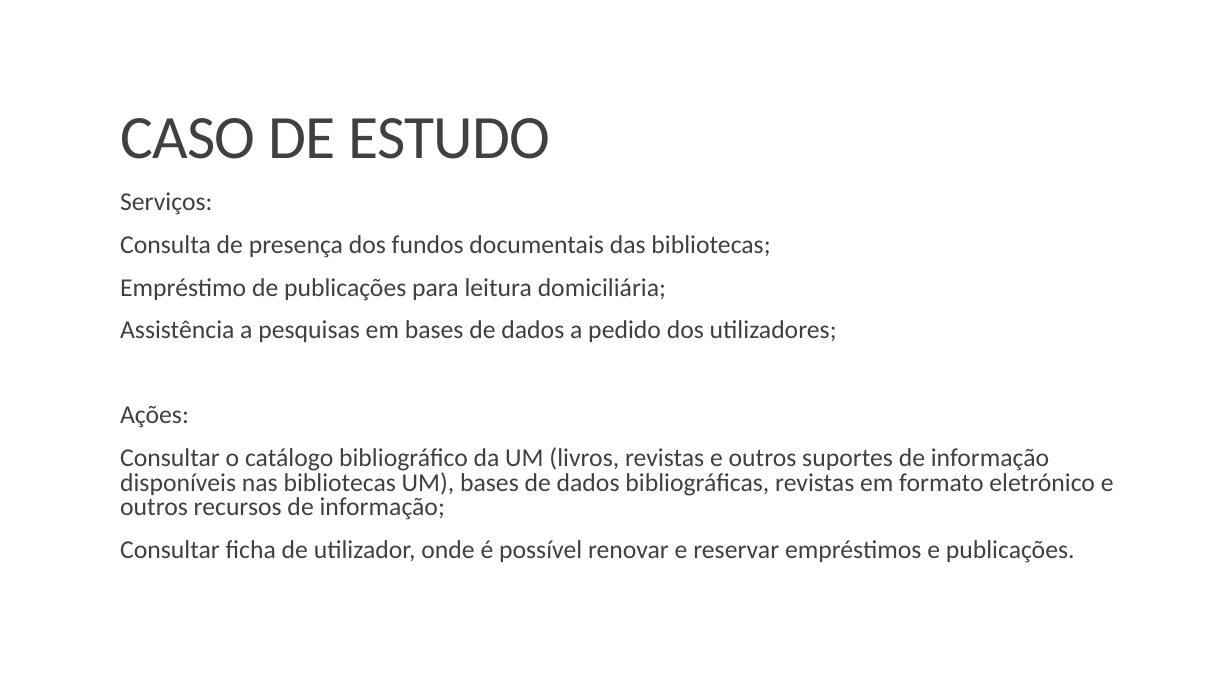
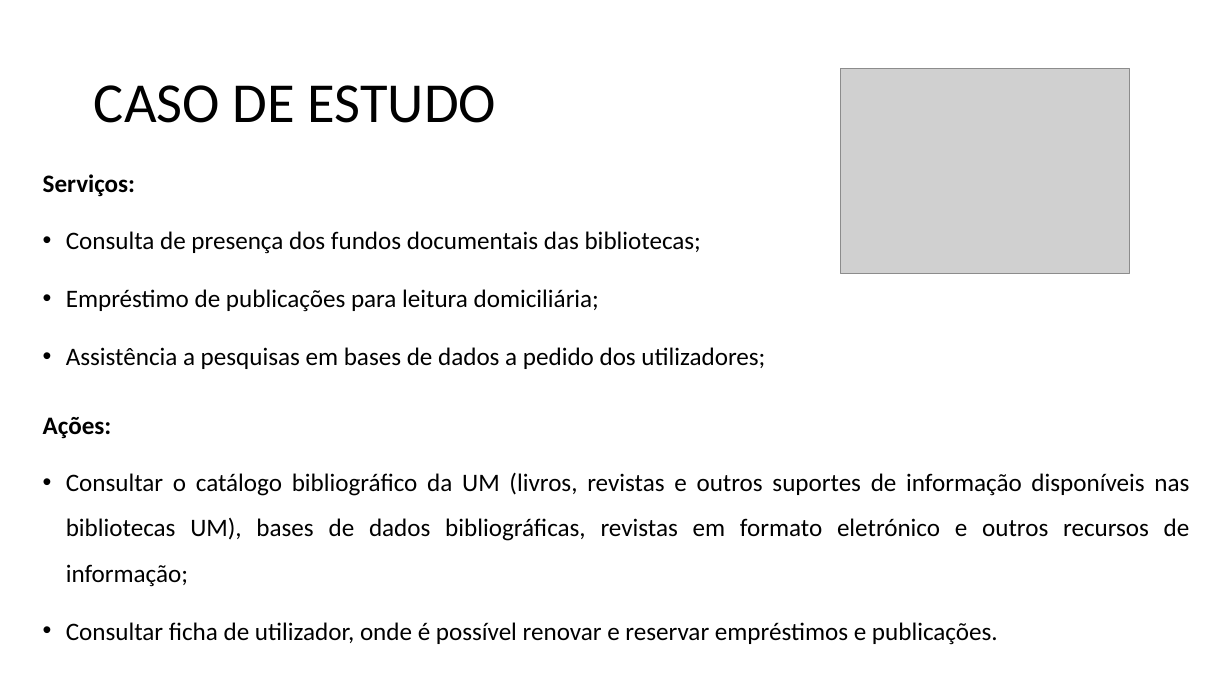
Before and after one commit to b-p3r/BD-1516, a slide deck: slide 5 of begininPP.pptx. Drawn at 1232x693 pixels with LibreOffice and Linux fonts; fonts in the diff are those of the drawing; grey boxes stand for pictures. Boxes give left, top, right and bottom in pixels: in the first picture for what was removed or moved away, otherwise in the second. Text is boxed around its words. In the diff, an @@ line names an element or a change of style, - is before the commit and + after.

```diff
--- a/begininPP.pptx
+++ b/begininPP.pptx
@@ title "CASO DE ESTUDO": place and size @@
-title "CASO DE ESTUDO" at bbox=[120, 118, 550, 159]
+title "CASO DE ESTUDO" at bbox=[94, 85, 496, 123]
@@ title "CASO DE ESTUDO" at bbox=[94, 85, 496, 123]: size 48 to 44 pt, text colour #404040 to #000000, letter spacing -0.5 to 0 pt; line spacing 0.85 to 0.9; vertical alignment bottom to middle @@
@@ picture added at bbox=[841, 68, 1129, 274] @@
@@ text "Serviços:": place and size @@
-text "Serviços:" at bbox=[120, 192, 1114, 563]
+text "Serviços:" at bbox=[43, 174, 1190, 645]
@@ text "Serviços:" at bbox=[43, 174, 1190, 645]: size 20 to 19.6 pt, text colour #404040 to #000000; bold on in "Serviços:", "Ações:"; alignment left to justified; bullet   to none; line spacing 0.8 to 0.7; less space between paragraphs; bullet   to •; line spacing 0.8 to 1.5 @@
```
Also in this commit, not shown: 9 other slides changed, 12 slides added, 2 slides removed.
